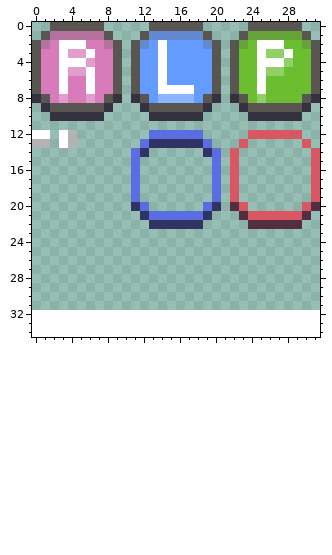
Pixel-art sprite: assets/tiles.png. Above: the version before the commit.
The file is 32x32 pixels. The old version is drawn lined up with the new one, on the new canvas.
After the commit:
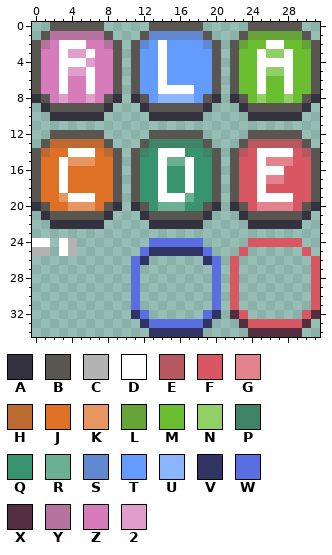
Palette (. is transparent): A #34323e  B #595652  C #b3b3b3  D #ffffff  E #b7575f  F #d95763  G #e3838c  H #bc6a31  J #df7126  K #e7965f  L #66a339  M #6abe30  N #91cf67  P #408467  Q #37946e  R #6cb094  S #6189d1  T #639bff  U #8cb5ff  V #313462  W #5b6ee1  X #522e40  Y #b6729f  Z #d77bba  2 #e19ecc
The edit:
canvas 32x32 -> 32x35
y 2: x 25 D -> M
y 4: x 28 N -> D
y 5..7: x 28 M -> D
y 8: x 28 M -> N
y 12: x 0..7 DD.DC... -> ..BBBBBB; x 13..18 WWWWWW -> BBBBBB; x 24..29 FFFFFF -> BBBBBB
y 13: x 0..8 CC.DC.... -> .BHHHHHHB; x 12..19 WVVVVVVW -> BPPPPPPB; x 23..30 F......F -> BEEEEEEB
y 14: x 0..9 .......... -> BHJJDDDJHB; x 11..20 WV......VW -> BPQDDDQQPB; x 22..31 F........F -> BEFDDDDFEB
y 15: x 0..9 .......... -> BJJDKKKJJB; x 11..20 W........W -> BQQDRRDQQB; x 22..31 F........F -> BFFDGGGFFB
y 16: x 0..9 .......... -> BJJDJJJJJB; x 11..20 W........W -> BQQDQQDQQB; x 22..31 F........F -> BFFDDDFFFB
y 17: x 0..9 .......... -> BJJDJJJJJB; x 11..20 W........W -> BQQDQQDQQB; x 22..31 F........F -> BFFDGGFFFB
y 18: x 0..9 .......... -> BJJDJJJJJB; x 11..20 W........W -> BQQDQQDQQB; x 22..31 F........F -> BFFDFFFFFB
y 19: x 0..9 .......... -> BJJKDDDJJB; x 11..20 W........W -> BQQDDDRQQB; x 22..31 F........F -> BFFDDDDFFB
y 20: x 0..9 .......... -> ABJJKKKJBA; x 11..20 VW......WV -> ABQRRRQQBA; x 22..31 XF......FX -> ABFGGGGFBA
y 21: x 1..8 ........ -> ABBBBBBA; x 12..19 VWWWWWWV -> ABBBBBBA; x 23..30 XFFFFFFX -> ABBBBBBA
y 22: x 2..7 ...... -> AAAAAA; x 13..18 VVVVVV -> AAAAAA; x 24..29 XXXXXX -> AAAAAA
y 24: x 0..1 .. -> DD; x 3..4 .. -> DC; x 13..18 ...... -> WWWWWW; x 24..29 ...... -> FFFFFF
y 25: x 0..1 .. -> CC; x 3..4 .. -> DC; x 12..19 ........ -> WVVVVVVW; x 23 . -> F; x 30 . -> F
y 26: x 11..12 .. -> WV; x 19..20 .. -> VW; x 22 . -> F; x 31 . -> F
y 27..31: x 11 . -> W; x 20 . -> W; x 22 . -> F; x 31 . -> F
y 32: x 11..12 .. -> VW; x 19..20 .. -> WV; x 22..23 .. -> XF; x 30..31 .. -> FX
y 33: x 12..19 ........ -> VWWWWWWV; x 23..30 ........ -> XFFFFFFX
y 34: x 13..18 ...... -> VVVVVV; x 24..29 ...... -> XXXXXX
